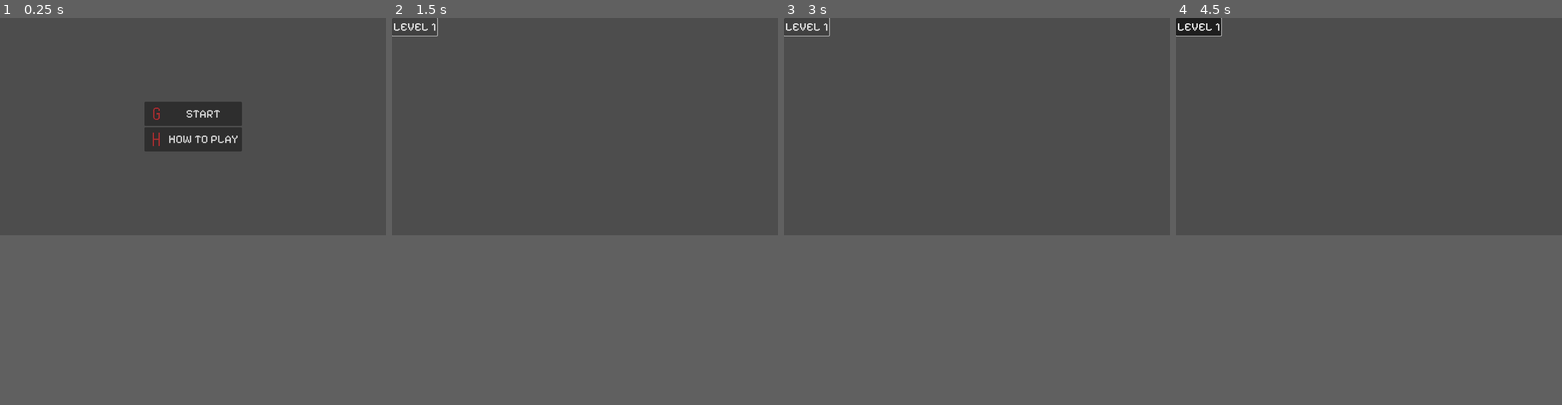
Above: before the commit, frames 1-4 (left to right).
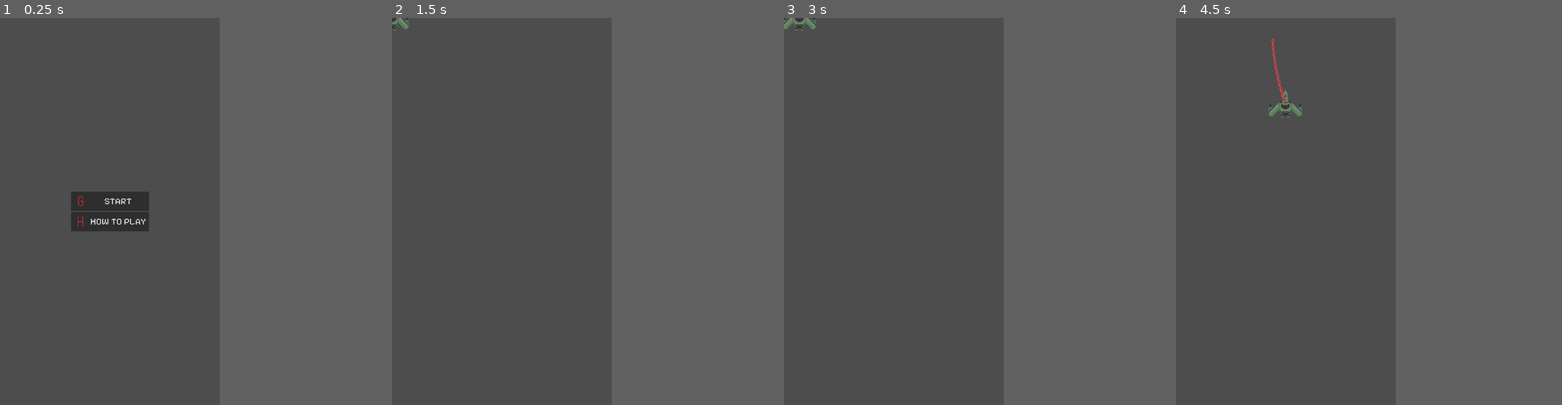
Above: after the commit, the same moments.

Repository: StampedeStudios/star-knight-gd
Game: Godot game, scene res://scenes/GameManager.tscn
Two runs of this game, one before a commit and one after it. Both use one fixed random seed, a clock stepped at 60 frames per second and the inputs below. This scene is started directly instead of the project's main scene.
Inputs (mouse positions are in pixels of both pictures, inside the frame that each line leads up to):
- Up to frame 1 (0.25 s): no input
- Up to frame 2 (1.5 s): click "START" at 0.5 s; click (415, 25) at 1.25 s, where only the run before the commit has a clickable "LEVEL 1"
- Up to frame 3 (3 s): click (807, 25) at 2 s, where only the run before the commit has a clickable "LEVEL 1"; tap Enter at 2.75 s; hold Right (move_right) from 2.78 s (still down); hold Space (shoot, bound only after the commit) from 2.78 s (still down)
- Up to frame 4 (4.5 s): release Right (move_right) at 3.53 s; release Space (shoot, bound only after the commit) at 3.53 s; hold Down (move_down) 3.53-4.28 s; tap Space (shoot, bound only after the commit) at 3.6 s; hold Right (move_right) from 4.28 s (still down); hold Space (shoot, bound only after the commit) from 4.28 s (still down)
The window is 799x449 before the commit and 455x800 after it. Grey fills any space a smaller window leaves; there, only what the larger window draws over its background counts as a difference.

The runs differ from the first frame. In frame 1, 5.1% of the frame differs, in the area x 18-63%, y 21-56%; in frame 2, 0.2%; in frame 3, 0.2%; in frame 4, 0.9%.

Commit message:
feat: first iteration of movement and shooting

Diff:
--- a/levels/Level1.tscn
+++ b/levels/Level1.tscn
@@ -1,20 +1,3 @@
-[gd_scene load_steps=2 format=3 uid="uid://d3o5f2fpj8rru"]
-
-[sub_resource type="GDScript" id="GDScript_3xum5"]
+[gd_scene format=3 uid="uid://d3o5f2fpj8rru"]
 
 [node name="Level1" type="Node2D"]
-script = SubResource("GDScript_3xum5")
-
-[node name="Control" type="Control" parent="."]
-layout_mode = 3
-anchors_preset = 15
-anchor_right = 1.0
-anchor_bottom = 1.0
-grow_horizontal = 2
-grow_vertical = 2
-
-[node name="Button" type="Button" parent="Control"]
-layout_mode = 0
-offset_right = 8.0
-offset_bottom = 8.0
-text = "LEVEL 1"
--- a/project.godot
+++ b/project.godot
@@ -13,6 +13,11 @@
 config/name="Star Knight"
 run/main_scene="res://levels/Level1.tscn"
 config/features=PackedStringArray("4.2", "Forward Plus")
+
+[display]
+
+window/size/viewport_width=820
+window/size/viewport_height=1440
 
 [dotnet]
 
@@ -49,3 +54,8 @@
 "events": [Object(InputEventKey,"resource_local_to_scene":false,"resource_name":"","device":-1,"window_id":0,"alt_press …(182 unchanged characters)…
 ]
 }
+shoot={
+"deadzone": 0.5,
+"events": [Object(InputEventKey,"resource_local_to_scene":false,"resource_name":"","device":-1,"window_id":0,"alt_pressed":false,"shift_pressed":false,"ctrl_pressed":false,"meta_pressed":false,"pressed":false,"keycode":0,"physical_keycode":32,"key_label":0,"unicode":32,"echo":false,"script":null)
+]
+}
--- /dev/null
+++ b/scenes/entities/Bullet.tscn
@@ -0,0 +1,18 @@
+[gd_scene load_steps=3 format=3 uid="uid://buap45ve521ia"]
+
+[ext_resource type="Texture2D" uid="uid://ctiggokrrfb3p" path="res://assets/sprites/hero/hero_bullet.png" id="2_5gngv"]
+
+[sub_resource type="GDScript" id="GDScript_5kgac"]
+script/source = "extends Area2D
+
+var velocity = Vector2.UP * 1000
+
+func _physics_process(delta):
+	position += velocity * delta
+"
+
+[node name="Area2D" type="Area2D"]
+script = SubResource("GDScript_5kgac")
+
+[node name="Sprite2D" type="Sprite2D" parent="."]
+texture = ExtResource("2_5gngv")
--- a/scenes/entity/hero/hero.tscn
+++ b/scenes/entities/hero/Hero.tscn
@@ -1,27 +1,27 @@
 [gd_scene load_steps=10 format=3 uid="uid://bnbe4jji7sdc1"]
 
-[ext_resource type="PackedScene" uid="uid://cmenscjxdqhgn" path="res://scenes/entity/entity.tscn" id="1_e0t0t"]
-[ext_resource type="Script" path="res://scripts/entity/hero/hero.gd" id="1_jldx2"]
-[ext_resource type="Texture2D" uid="uid://btyygwanjdwwa" path="res://assets/sprites/hero/hero.png" id="3_6lbju"]
+[ext_resource type="Script" path="res://scripts/entities/hero/hero.gd" id="1_dvsan"]
+[ext_resource type="PackedScene" uid="uid://cmenscjxdqhgn" path="res://scenes/entities/Entity.tscn" id="2_4ca05"]
+[ext_resource type="Texture2D" uid="uid://btyygwanjdwwa" path="res://assets/sprites/hero/hero.png" id="3_6qvtl"]
 
 [sub_resource type="AtlasTexture" id="AtlasTexture_ypt46"]
-atlas = ExtResource("3_6lbju")
+atlas = ExtResource("3_6qvtl")
 region = Rect2(0, 0, 256, 256)
 
 [sub_resource type="AtlasTexture" id="AtlasTexture_anqgc"]
-atlas = ExtResource("3_6lbju")
+atlas = ExtResource("3_6qvtl")
 region = Rect2(0, 0, 256, 256)
 
 [sub_resource type="AtlasTexture" id="AtlasTexture_b0of4"]
-atlas = ExtResource("3_6lbju")
+atlas = ExtResource("3_6qvtl")
 region = Rect2(256, 0, 256, 256)
 
 [sub_resource type="AtlasTexture" id="AtlasTexture_1ii5v"]
-atlas = ExtResource("3_6lbju")
+atlas = ExtResource("3_6qvtl")
 region = Rect2(512, 0, 256, 256)
 
 [sub_resource type="AtlasTexture" id="AtlasTexture_omxr5"]
-atlas = ExtResource("3_6lbju")
+atlas = ExtResource("3_6qvtl")
 region = Rect2(768, 0, 256, 256)
 
 [sub_resource type="SpriteFrames" id="SpriteFrames_hws7e"]
@@ -48,9 +48,9 @@
 }]
 
 [node name="hero" type="Node2D"]
-script = ExtResource("1_jldx2")
+script = ExtResource("1_dvsan")
 
-[node name="Entity" parent="." instance=ExtResource("1_e0t0t")]
+[node name="Entity" parent="." instance=ExtResource("2_4ca05")]
 
 [node name="AnimatedSprite2D" parent="Entity" index="1"]
 texture_filter = 1
--- /dev/null
+++ b/scripts/entities/bullet.gd
@@ -0,0 +1,6 @@
+extends Area2D
+
+var velocity = Vector2.UP * 1000
+
+func _physics_process(delta):
+  position += velocity * delta
--- a/scripts/entity/hero/hero.gd
+++ b/scripts/entities/hero/hero.gd
@@ -5,12 +5,18 @@
 @export var accel: float = 3000
 @export var friction: float = 1500
 
-var input = Vector2.ZERO
+signal shoot(bullet, direction, location)
+var Bullet: PackedScene = preload ("res://scenes/entities/Bullet.tscn")
+
+var input: Vector2 = Vector2.ZERO
+
+func _process(_delta):
+	if (Input.is_action_pressed("shoot")):
+		shoot.emit(Bullet, entity.rotation, entity.position)
 
 func _physics_process(delta):
 	player_movement(delta)
 
-# TODO: Refactor INPUT logic
 func get_input():
 	input.x = int(Input.is_action_pressed("move_right")) - int(Input.is_action_pressed("move_left"))
 	input.y = int(Input.is_action_pressed("move_down")) - int(Input.is_action_pressed("move_up"))
@@ -18,7 +24,6 @@
 
 func player_movement(delta):
 	input = get_input()
-
 	if (input == Vector2.ZERO):
 		if (entity.velocity.length() > (friction * delta)):
 			entity.velocity -= entity.velocity.normalized() * (friction * delta)
--- a/scripts/game_manager/game_manager.gd
+++ b/scripts/game_manager/game_manager.gd
@@ -13,6 +13,9 @@
 	match event:
 		Enums.GameEvent.STARTED:
 			var level = load("res://levels/Level1.tscn")
+			var hero = load("res://scenes/entities/hero/Hero.tscn")
+			var hero_instance = hero.instantiate()
+			hero_instance.connect('shoot', _on_hero_shoot)
 
 			if not level:
 				print("Error loading level")
@@ -20,6 +23,14 @@
 
 			user_interface.hide_all()
 			add_child(level.instantiate())
+			add_child(hero_instance)
 			pass
 		_:
 			pass
+
+func _on_hero_shoot(Bullet: PackedScene, direction: float, position: Vector2):
+	var spawned_bullet = Bullet.instantiate()
+	add_child(spawned_bullet)
+	spawned_bullet.rotation = direction
+	spawned_bullet.position = position
+	spawned_bullet.velocity = spawned_bullet.velocity.rotated(direction)
Not shown: 1 places in scenes/GameManager.tscn that only renumber resources
Renamed: scenes/entity/entity.tscn -> scenes/entities/Entity.tscn
